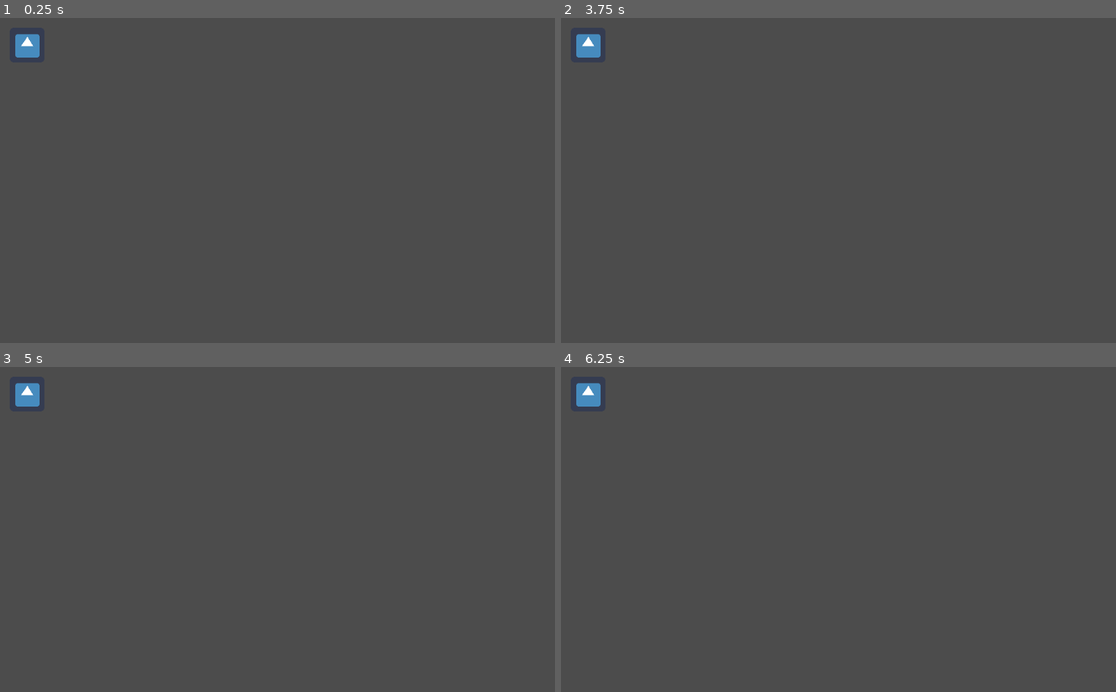
Above: before the commit, frames 1-4 (two rows, left to right).
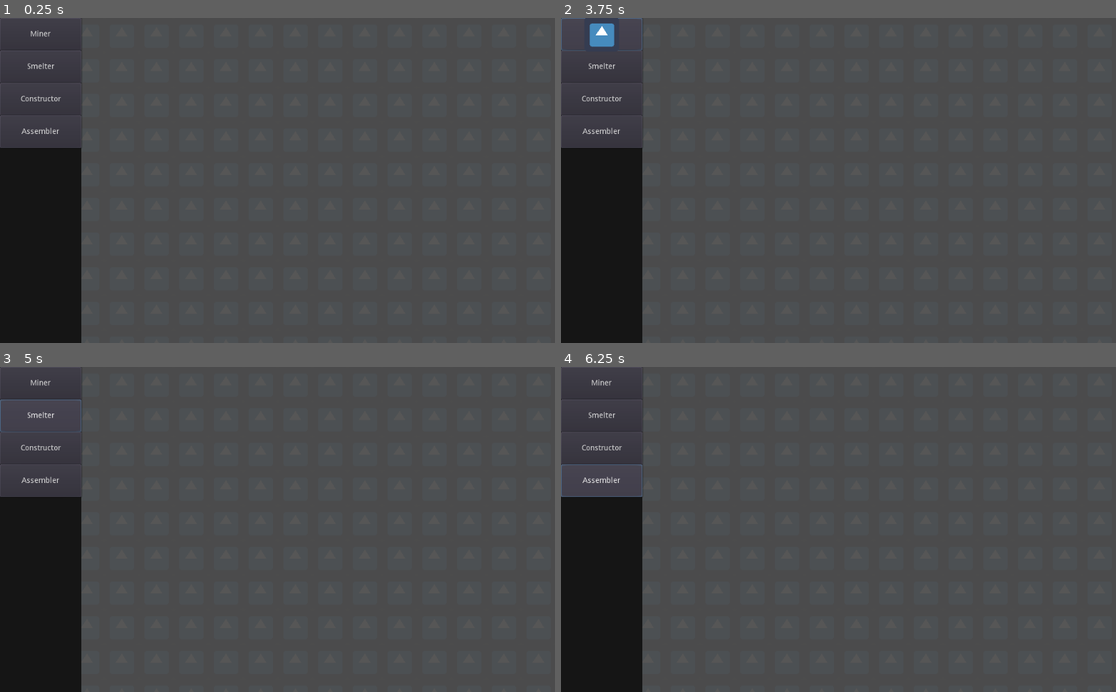
Above: after the commit, the same moments.

Repository: DeXoteric/Boardfactory
Game: Godot game, scene res://src/MainScene.tscn
Same seed, same stepped clock (60 frames per second), same inputs: the game is played once before the commit and once after it. The engine's default icon, where the game draws it, is replaced by a stand-in: a white triangle on a blue panel in a dark square.
Inputs (mouse positions are in pixels of both pictures, inside the frame that each line leads up to):
- Up to frame 1 (0.25 s): no input
- Up to frame 2 (3.75 s): click (599, 34) at 0.5 s, where only the run after the commit has a clickable "Miner"; click (599, 66) at 1.25 s, where only the run after the commit has a clickable "Smelter"; click (599, 99) at 2 s, where only the run after the commit has a clickable "Constructor"; click (599, 131) at 2.75 s, where only the run after the commit has a clickable "Assembler"; click (599, 34) at 3.5 s, where only the run after the commit has a clickable "Miner"
- Up to frame 3 (5 s): click (38, 415) at 4.25 s, where only the run after the commit has a clickable "Smelter"
- Up to frame 4 (6.25 s): click (599, 448) at 5 s, where only the run after the commit has a clickable "Constructor"; click (599, 480) at 5.75 s, where only the run after the commit has a clickable "Assembler"

The runs differ from the first frame. In frame 1, 9.4% of the frame differs, in the area x 0-15%, y 0-100%; in frame 2, 9.6%; in frame 3, 9.4%; in frame 4, 9.5%.

Commit message:
left panel, placing objects

Diff:
--- /dev/null
+++ b/Boardfactory/src/Background.tscn
@@ -0,0 +1,14 @@
+[gd_scene load_steps=2 format=2]
+
+[ext_resource path="res://icon.png" type="Texture" id=1]
+
+[node name="Background" type="TextureRect"]
+modulate = Color( 1, 1, 1, 0.0588235 )
+anchor_right = 1.0
+anchor_bottom = 1.0
+mouse_filter = 2
+texture = ExtResource( 1 )
+stretch_mode = 2
+__meta__ = {
+"_edit_use_anchors_": false
+}
--- a/Boardfactory/src/MainScene.gd
+++ b/Boardfactory/src/MainScene.gd
@@ -1,8 +1,5 @@
-extends Node2D
+extends Node
 
 
 func _ready():
-	var miner = load("res://src/Miner.tscn")
-	var new_miner = miner.instance()
-	new_miner.position = Vector2(50,50)
-	add_child(new_miner)
+	pass
--- a/Boardfactory/src/MainScene.tscn
+++ b/Boardfactory/src/MainScene.tscn
@@ -1,6 +1,16 @@
-[gd_scene load_steps=2 format=2]
+[gd_scene load_steps=4 format=2]
 
 [ext_resource path="res://src/MainScene.gd" type="Script" id=1]
+[ext_resource path="res://src/Background.tscn" type="PackedScene" id=2]
+[ext_resource path="res://src/PanelLeft.tscn" type="PackedScene" id=3]
 
-[node name="MainScene" type="Node2D"]
+[node name="MainScene" type="Node"]
 script = ExtResource( 1 )
+
+[node name="Background" parent="." instance=ExtResource( 2 )]
+
+[node name="IconContainer" type="Node" parent="."]
+
+[node name="PanelLeft" parent="." instance=ExtResource( 3 )]
+anchor_right = 0.0
+margin_right = 150.0
--- a/Boardfactory/src/Miner.gd
+++ b/Boardfactory/src/Miner.gd
@@ -19,7 +19,7 @@
 
 var can_grab = false
 var grabbed_offset = Vector2()
-
+var is_new = true
 
 
 func _input_event(_viewport, event, _shape_idx):
@@ -31,3 +31,12 @@
 func _process(_delta):
 	if Input.is_mouse_button_pressed(BUTTON_LEFT) and can_grab:
 		position = get_global_mouse_position() + grabbed_offset
+	if is_new:
+		position = get_global_mouse_position()
+		if Input.is_mouse_button_pressed(BUTTON_LEFT):
+			is_new = false
+			var new_parent = get_node("/root/MainScene/IconContainer")
+			get_parent().remove_child(self)
+			new_parent.add_child(self)
+		elif Input.is_mouse_button_pressed(BUTTON_RIGHT):
+			get_parent().remove_child(self)
--- /dev/null
+++ b/Boardfactory/src/PanelLeft.gd
@@ -0,0 +1,7 @@
+extends Control
+
+
+func _on_MinerButton_pressed():
+	var miner = load("res://src/Miner.tscn")
+	var new_miner = miner.instance()
+	get_parent().add_child(new_miner)
--- /dev/null
+++ b/Boardfactory/src/PanelLeft.tscn
@@ -0,0 +1,68 @@
+[gd_scene load_steps=2 format=2]
+
+[ext_resource path="res://src/PanelLeft.gd" type="Script" id=1]
+
+[node name="PanelLeft" type="Control"]
+anchor_right = 1.0
+anchor_bottom = 1.0
+margin_right = -874.0
+script = ExtResource( 1 )
+__meta__ = {
+"_edit_use_anchors_": false
+}
+
+[node name="ColorRect" type="ColorRect" parent="."]
+anchor_right = 1.0
+anchor_bottom = 1.0
+color = Color( 0.0862745, 0.0862745, 0.0862745, 1 )
+__meta__ = {
+"_edit_use_anchors_": false
+}
+
+[node name="VBoxContainer" type="VBoxContainer" parent="."]
+anchor_right = 1.0
+anchor_bottom = 1.0
+custom_constants/separation = 0
+__meta__ = {
+"_edit_use_anchors_": false
+}
+
+[node name="MinerButton" type="Button" parent="VBoxContainer"]
+margin_right = 150.0
+margin_bottom = 60.0
+rect_min_size = Vector2( 0, 60 )
+text = "Miner"
+__meta__ = {
+"_edit_use_anchors_": false
+}
+
+[node name="SmelterButton" type="Button" parent="VBoxContainer"]
+margin_top = 60.0
+margin_right = 150.0
+margin_bottom = 120.0
+rect_min_size = Vector2( 0, 60 )
+text = "Smelter"
+__meta__ = {
+"_edit_use_anchors_": false
+}
+
+[node name="ConstructorButton" type="Button" parent="VBoxContainer"]
+margin_top = 120.0
+margin_right = 150.0
+margin_bottom = 180.0
+rect_min_size = Vector2( 0, 60 )
+text = "Constructor"
+__meta__ = {
+"_edit_use_anchors_": false
+}
+
+[node name="AssemblerButton" type="Button" parent="VBoxContainer"]
+margin_top = 180.0
+margin_right = 150.0
+margin_bottom = 240.0
+rect_min_size = Vector2( 0, 60 )
+text = "Assembler"
+__meta__ = {
+"_edit_use_anchors_": false
+}
+[connection signal="pressed" from="VBoxContainer/MinerButton" to="." method="_on_MinerButton_pressed"]
